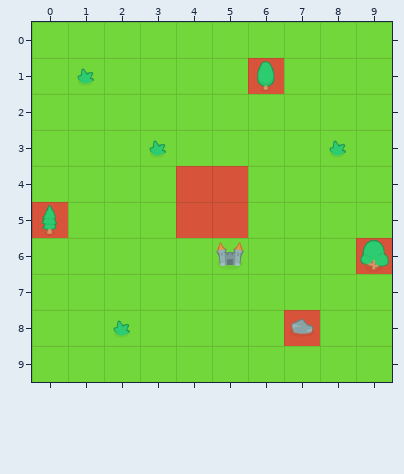
Two versions of a level (Tiled map (JSON), static/assets/tilemap/map.json). That is the earlier state.
Cells are 64x64 px. Shown: x 0..9, y 0..9.
Once edited:
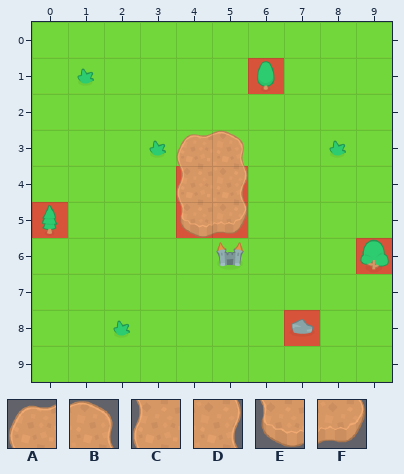
Key: from "tilesheet": A 65, B 67, C 80, D 82, E 95, F 97.
_ is an empty cell.
Tiles of an added or newly shown layer are drawn over the layers below it.
Diff:
Layer "floor":
y 4: x 4..5 __ -> CD
y 5: x 4..5 __ -> EF
Layer "tall" (added):
y 3: x 4..5 __ -> AB
